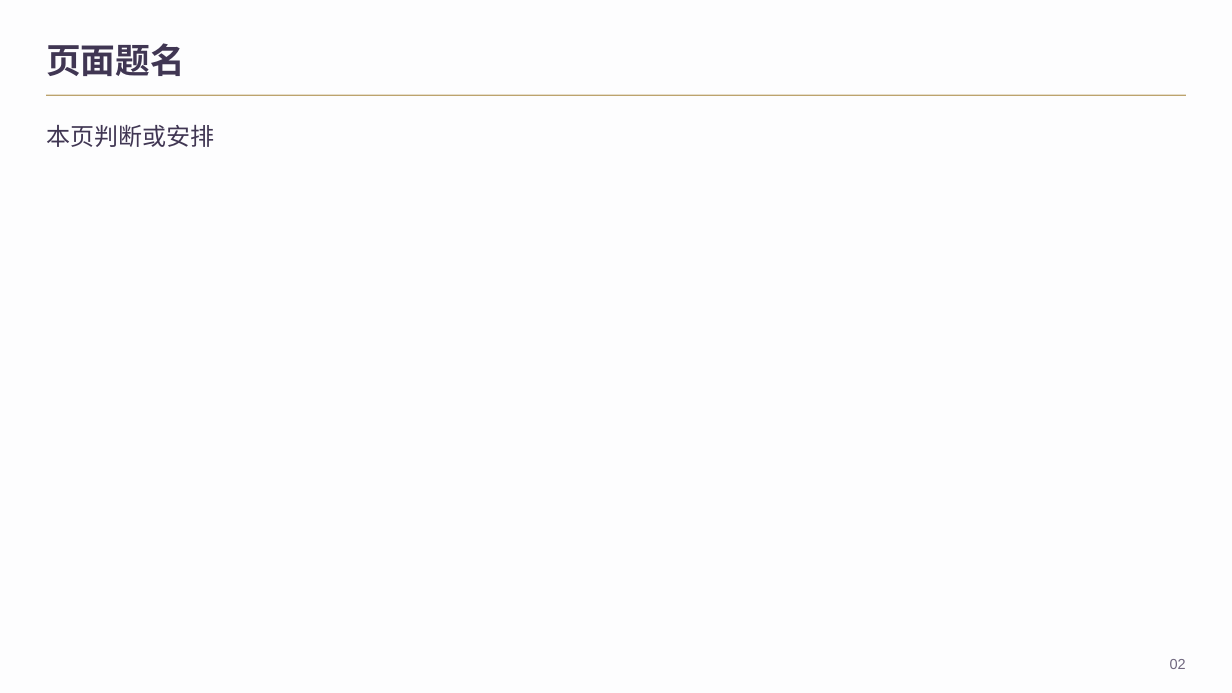
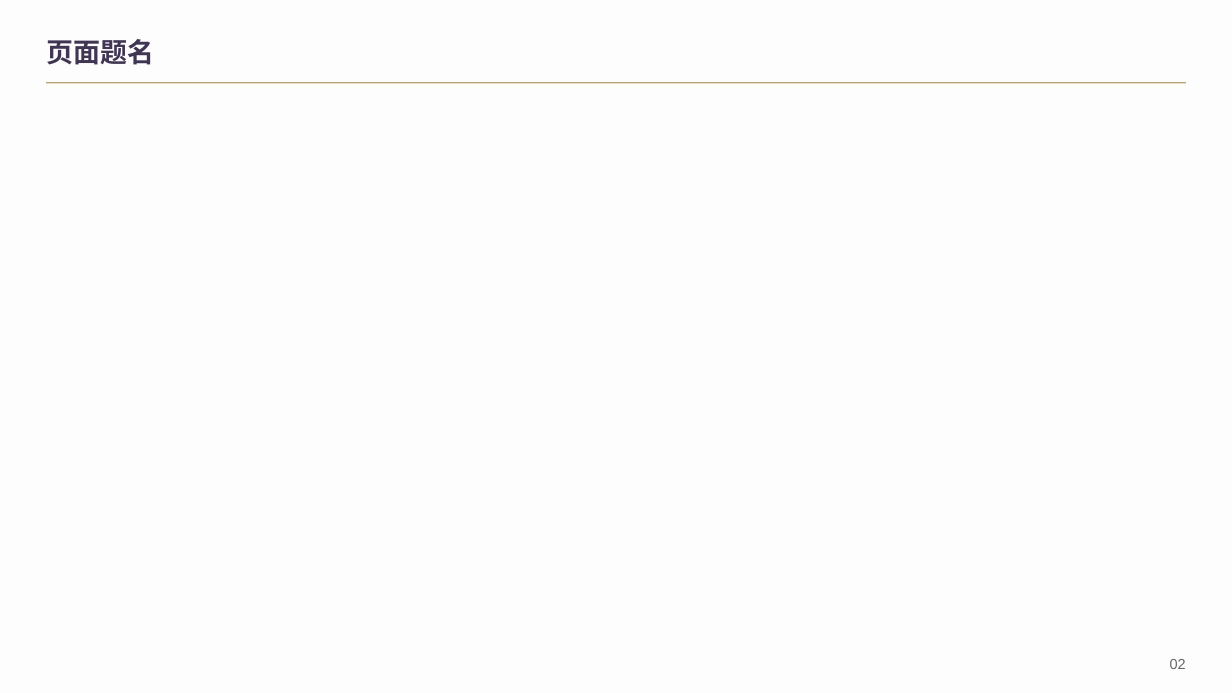
Before and after one commit to 2503668375-boop/hualang-ppt-skill, a slide deck: slide 2 of artifact-template-hualang-school/assets/reference.pptx. Drawn at 1232x693 pixels with LibreOffice and Linux fonts; fonts in the diff are those of the drawing; background and template pictures are left out. Boxes give left, top, right and bottom in pixels: in the first picture for what was removed or moved away, otherwise in the second. Text is boxed around its words. In the diff, an @@ line names an element or a change of style, - is before the commit and + after.

```diff
--- a/artifact-template-hualang-school/assets/reference.pptx
+++ b/artifact-template-hualang-school/assets/reference.pptx
@@ text "页面题名" at (x1=46, y1=39, x2=154, y2=65): size 27 to 21 pt @@
@@ line moved from (46, 95) - (1186, 95) to (46, 83) - (1186, 83) @@
@@ text removed at (x1=46, y1=125, x2=214, y2=147) @@
-本页判断或安排
@@ text "02" at (x1=1170, y1=659, x2=1186, y2=669): text colour #70677F to #666666 @@
```
Also in this commit, not shown: 1 other slide changed, 1 slide added, 1 slide removed, 40 other files.
